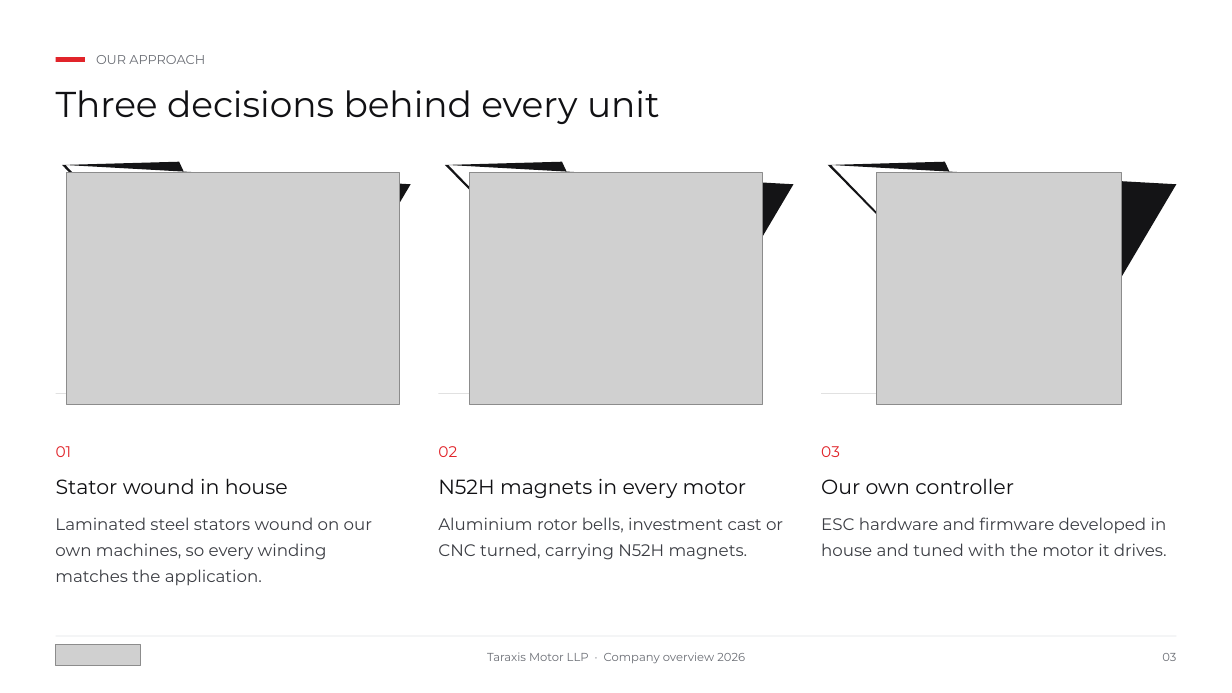
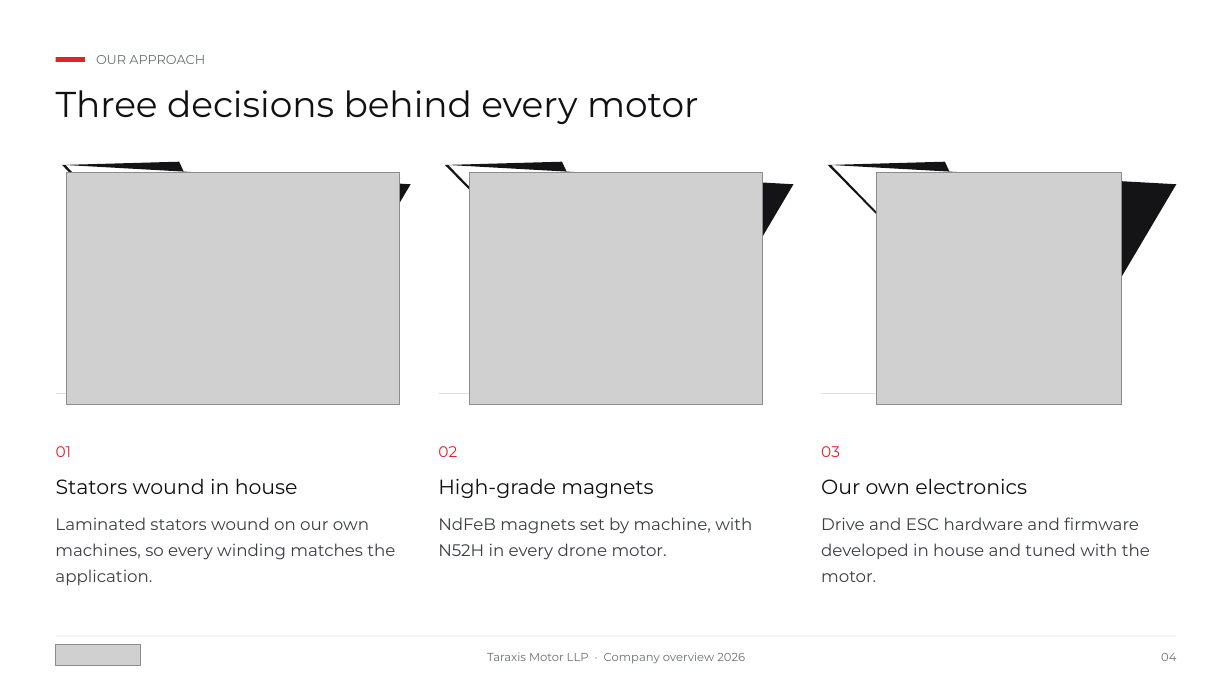
Before and after one commit to siddharthsu/siddharthsu, a slide deck: slide 4 of Taraxis_Presentation/Taraxis_Motor_Corporate.ppt (slide 3 before the commit). Drawn at 1232x693 pixels with LibreOffice and Linux fonts; fonts in the diff are those of the drawing; grey boxes stand for pictures. Boxes give left, top, right and bottom in pixels: in the first picture for what was removed or moved away, otherwise in the second. Text is boxed around its words. In the diff, an @@ line names an element or a change of style, - is before the commit and + after.

```diff
--- a/Taraxis_Presentation/Taraxis_Motor_Corporate.ppt
+++ b/Taraxis_Presentation/Taraxis_Motor_Corporate.ppt
@@ text at <box>56,90,698,124</box>: text changed @@
-Three decisions behind every unit
+Three decisions behind every motor
@@ text at <box>56,478,298,494</box>: text changed @@
-Stator wound in house
+Stators wound in house
@@ text added at <box>438,478,653,498</box>, 16 pt, text #111114 @@
+High-grade magnets
@@ text at <box>821,478,1027,494</box>: text changed @@
-Our own controller
+Our own electronics
@@ text at <box>55,517,395,586</box>: text changed @@
-Laminated steel stators wound on our own machines, so every winding matches the application.
+Laminated stators wound on our own machines, so every winding matches the application.
@@ text at <box>438,517,752,560</box>: text changed; size 16 to 13 pt; text colour #111114 to #3C3E44 @@
-N52H magnets in every motor
+NdFeB magnets set by machine, with N52H in every drone motor.
@@ text removed at <box>438,517,783,560</box> @@
-Aluminium rotor bells, investment cast or CNC turned, carrying N52H magnets.
@@ text at <box>821,517,1150,582</box>: text changed @@
-ESC hardware and firmware developed in house and tuned with the motor it drives.
+Drive and ESC hardware and firmware developed in house and tuned with the motor.
@@ text at <box>1161,653,1176,661</box>: text changed @@
-03
+04
```
Also in this commit, not shown: 11 other slides changed, 4 slides added, 2 slides removed, 2 other files.
